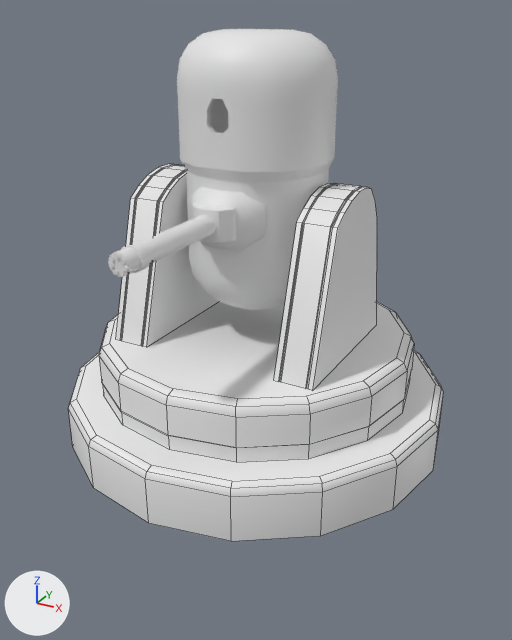
The FBX model AAGun/Models/AAgun.fbx: old version first, new version second.
Before and after are seen from a 50 mm lens placed at (9.27, -16.9, 11.2), pointed at (-0.16, 0.25, 2.63). The lights are fixed; the arrows at lower left show +X, +Y and +Z. Mesh edges are drawn as thin lines on the coarser meshes. Where no turn or scale is listed for an object, it has been applied to the vertices.

The older version as bpy lines, for what is in view:
```python
me_circle_001 = bpy.data.meshes.new('Circle.001')
me_circle_001.from_pydata(...)  # 296 vertices, 247 faces; spans x -4.64..4.64, y -4.64..4.64, z 0.0..6.08
# faces by material slot: [195, 52]
me_circle_001.materials.append(mat_material)  # white #e7e7e7
me_circle_001.materials.append(mat_black)  # white #e7e7e7
me_circle_002 = bpy.data.meshes.new('Circle.002')
me_circle_002.from_pydata(...)  # 192 vertices, 153 faces; spans x -5.64..5.64, y -5.64..7.96, z -0.07..1.75
me_circle_002.materials.append(mat_material)  # white #e7e7e7
me_circle_004 = bpy.data.meshes.new('Circle.004')
me_circle_004.from_pydata(...)  # 1549 vertices, 1337 faces; spans x -2.08..2.08, y -6.01..1.98, z -2.65..4.65
# faces by material slot: [629, 708]
me_circle_004.materials.append(mat_material)  # white #e7e7e7
me_circle_004.materials.append(mat_black)  # white #e7e7e7
ob_gunbase = bpy.data.objects.new('gunbase', me_circle_002)
ob_gunbase.location = (0.0, 0.0, -0.65)
ob_pitchrotator = bpy.data.objects.new('PitchRotator', me_circle_004)
ob_pitchrotator.location = (0.0, 0.0, 6.05)
ob_yawrotator = bpy.data.objects.new('YawRotator', me_circle_001)
ob_yawrotator.location = (0.0, 0.0, 0.93)
```
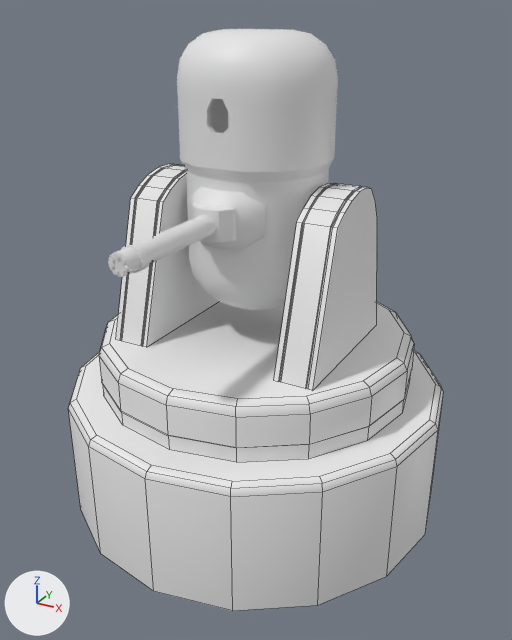
Commit message: more aagun and other small stuff

Pixel boxes (x1, y1, x2, y2) of what changed, in the pictures (512 x 640 px; the box of a moved part takes in the faces that stretch with it):
'gunbase', reshaped (37% taller): before (68, 351, 444, 541); after (68, 351, 444, 611)
part 1 of me_circle_002, moved or reshaped: before (72, 424, 440, 541); after (72, 424, 440, 611)

What changed in the scene script:
```text
Change me_circle_002:
    where me_circle_002.from_pydata(...)  # 192 vertices, 153 faces; spans x -5.64..5.64, y -5.64..7.96, z -0.07..1.75
    used by ob_gunbase; location = (0.0, 0.0, -0.65)
    me_circle_002 part 1: all 16 vertices in x -5.64..5.64, y -5.64..5.64, z 0.0 are moved by (0.0, 0.0, -2.25)
```
